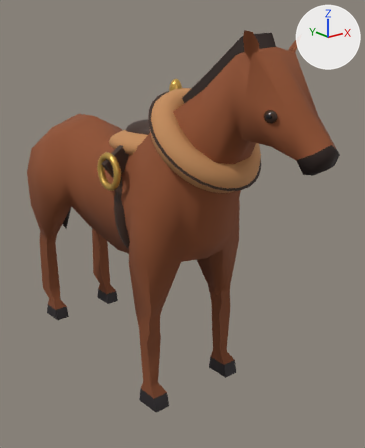
Renders of the glTF model art/town/farm/animals/horse_harness.gltf from each side of a commit.
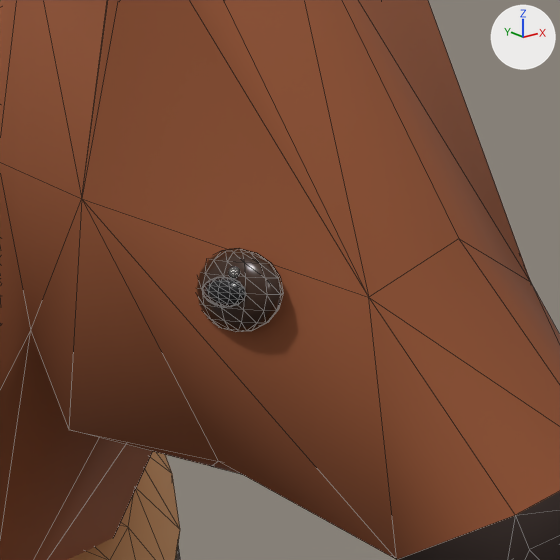
Each version appears first whole from a 50 mm camera at (-1.49, -2.322, 1.633) aimed at (0.15, -0.272, 0.812), and next in a close-up on the part from 63% to 88% of the width and 15% to 36% of the height. Arrows for +X, +Y and +Z are at upper right; the lights stay in place. The first two pictures are the older version. The close-ups show mesh edges as thin lines. Where no turn or scale is listed for an object, it has been applied to the vertices. Vertices at exactly the same position are counted once.

Names of what the first close-up shows: 'Horse'.
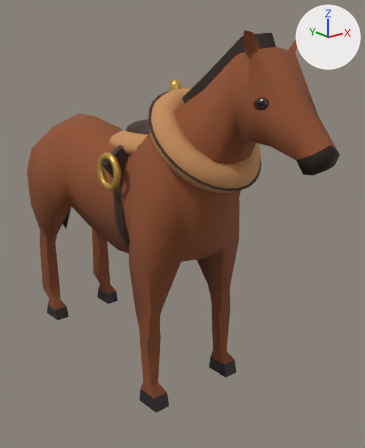
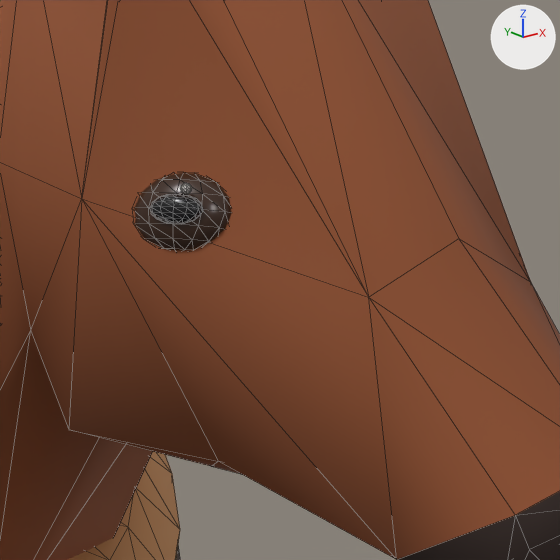
The change, as JSON lines over the scene's bpy script:
```json
{"block": "me_cylinder", "where": "me_cylinder.from_pydata(...)  # 1901 vertices, 3754 faces; spans x -0.33..0.33, y -1.3..1.04, z 0.0..1.75"}
{"block": "me_cylinder", "where": "# used by ob_horse; location = (0.0, 0.0, -0.005)"}
{"block": "me_cylinder", "change": "me_cylinder part 1: the loose piece of 86 vertices spanning x -0.12..-0.09, y -1.12..-1.06, z 1.44..1.49 is multiplied about its middle by the matrix ((-0.907, 0.371, 0.198), (-0.362, -0.929, 0.079), (0.213, 0.0, 0.977)), then moved by (-0.01, 0.04, 0.04)"}
{"block": "me_cylinder", "change": "me_cylinder part 2: the loose piece of 86 vertices spanning x -0.12..-0.11, y -1.11..-1.07, z 1.46..1.47 is scaled about its middle by (-0.907, -0.929, 0.977), then moved by (-0.01, 0.04, 0.04)"}
{"block": "me_cylinder", "change": "me_cylinder part 3: the loose piece of 42 vertices spanning x -0.12, y -1.1..-1.09, z 1.47..1.48 is moved by (-0.01, 0.03, 0.04)"}
```

Changed parts and their boxes (x1, y1, x2, y2) in the close-ups (560 x 560 px; the box of a moved part takes in the faces that stretch with it):
```json
{"part": 1, "of": "me_cylinder", "change": "moved or reshaped", "before": [197, 248, 283, 332], "after": [134, 172, 232, 251]}
{"part": 2, "of": "me_cylinder", "change": "moved or reshaped", "before": [203, 277, 246, 307], "after": [150, 194, 203, 224]}
{"part": 3, "of": "me_cylinder", "change": "moved or reshaped", "before": [228, 266, 240, 278], "after": [180, 183, 192, 195]}
```
